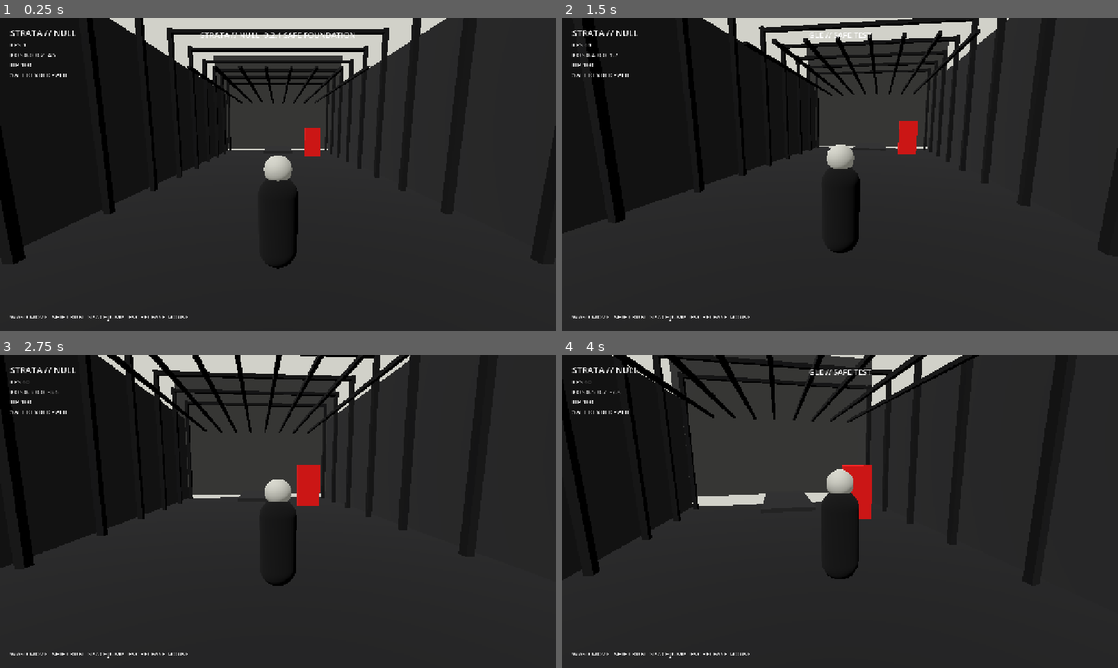
Above: before the commit, frames 1-4 (two rows, left to right).
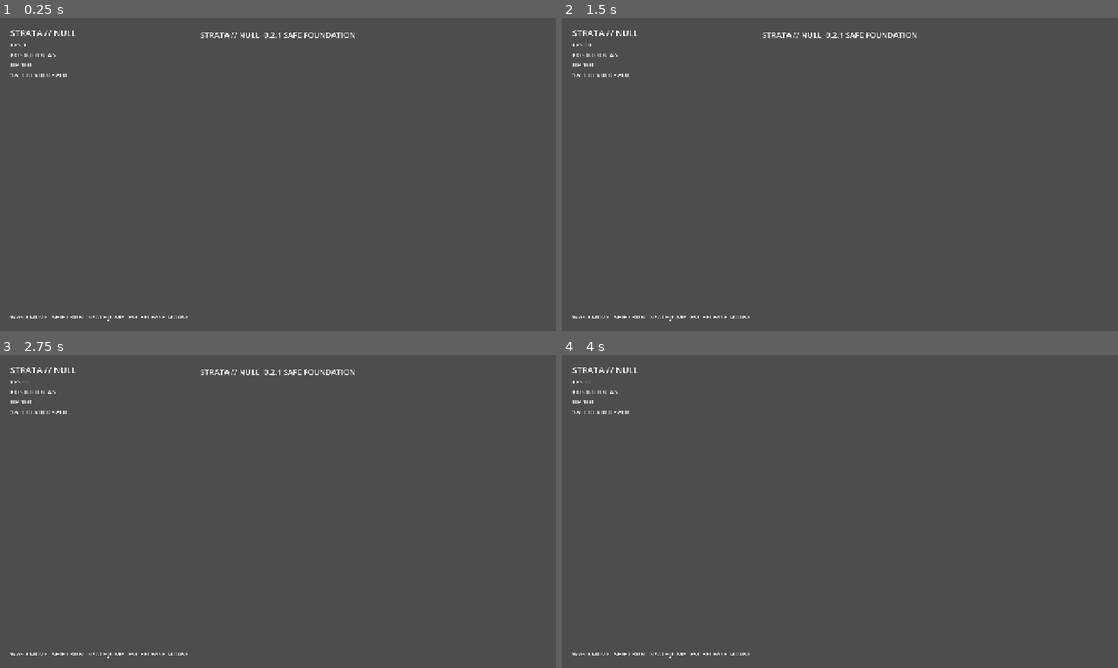
Above: after the commit, the same moments.

Repository: qcimport1337-sketch/STRATA_NULL_BUILD
Game: Godot game, scene res://scenes/main.tscn
Same seed, same stepped clock (60 frames per second), same inputs: the game is played once before the commit and once after it.
Inputs (mouse positions are in pixels of both pictures, inside the frame that each line leads up to):
- Up to frame 1 (0.25 s): no input
- Up to frame 2 (1.5 s): tap Enter at 0.5 s; move the mouse to (867, 174) at 0.52 s; hold W (move_forward) from 0.53 s (still down); tap F (interact) at 0.6 s; tap Space (jump) at 0.77 s; move the mouse to (812, 174) at 1.27 s; click (812, 174) at 1.35 s
- Up to frame 3 (2.75 s): keep holding W (move_forward); tap Space (jump) at 1.52 s; move the mouse to (289, 505) at 2.02 s; hold Shift (sprint) from 2.03 s (still down)
- Up to frame 4 (4 s): keep holding W (move_forward); move the mouse to (834, 517) at 2.77 s; release Shift (sprint) at 2.78 s; tap F (interact) at 2.85 s; tap Space (jump) at 3.02, 3.77 s; move the mouse to (878, 514) at 3.52 s; click (878, 514) at 3.6 s

The runs differ from the first frame. In frame 1, 100% of the frame differs, in the area x 0-100%, y 0-100%; in frame 2, 100%; in frame 3, 99%; in frame 4, 98%.
Error after the commit: Parse Error: Cannot infer the type of "ahead" variable because the value doesn't have a set type. (res://scripts/camera_rig.gd:40)

Commit message:
Rebuild camera as orthographic platform camera

Diff:
--- a/scripts/camera_rig.gd
+++ b/scripts/camera_rig.gd
@@ -3,44 +3,42 @@
 
 var target: Node3D
 var camera: Camera3D
-var spring: SpringArm3D
-var yaw := 0.0
-var pitch := -0.18
-var sensitivity := 0.0024
-var shoulder_offset := 0.55
-var follow_height := 1.45
-var profile_distance := 4.4
-var pitch_min := deg_to_rad(-42.0)
-var pitch_max := deg_to_rad(28.0)
+var plane_tangent := Vector3.RIGHT
+var plane_normal := Vector3.BACK
+var desired_normal := Vector3.BACK
+var follow_height := 1.25
+var camera_distance := 9.0
+var camera_size := 8.5
+var look_ahead := 1.2
+var smooth_speed := 7.5
 
 func setup(p_target: Node3D) -> Camera3D:
     target = p_target
-    spring = SpringArm3D.new()
-    spring.spring_length = profile_distance
-    spring.margin = 0.12
-    spring.collision_mask = 1
-    add_child(spring)
     camera = Camera3D.new()
-    camera.fov = 62.0
-    camera.near = 0.08
-    camera.position.x = shoulder_offset
-    spring.add_child(camera)
+    camera.projection = Camera3D.PROJECTION_ORTHOGONAL
+    camera.size = camera_size
+    camera.near = 0.05
+    camera.far = 250.0
+    add_child(camera)
     camera.current = true
-    Input.mouse_mode = Input.MOUSE_MODE_CAPTURED
     return camera
 
-func _unhandled_input(event: InputEvent) -> void:
-    if event is InputEventMouseMotion and Input.mouse_mode == Input.MOUSE_MODE_CAPTURED:
-        yaw -= event.relative.x * sensitivity
-        pitch = clampf(pitch - event.relative.y * sensitivity, pitch_min, pitch_max)
-    elif event is InputEventKey and event.pressed and event.keycode == KEY_ESCAPE:
-        Input.mouse_mode = Input.MOUSE_MODE_VISIBLE
-    elif event is InputEventMouseButton and event.pressed and event.button_index == MOUSE_BUTTON_RIGHT:
-        Input.mouse_mode = Input.MOUSE_MODE_CAPTURED
+func set_traversal_plane(tangent: Vector3) -> void:
+    var t := tangent
+    t.y = 0.0
+    if t.length_squared() < 0.001:
+        return
+    t = t.normalized()
+    plane_tangent = t
+    desired_normal = Vector3(-t.z, 0.0, t.x).normalized()
 
 func _process(delta: float) -> void:
-    if target == null:
+    if target == null or camera == null:
         return
-    var desired_pos := target.global_position + Vector3(0, follow_height, 0)
-    global_position = global_position.lerp(desired_pos, 1.0 - exp(-14.0 * delta))
-    rotation = Vector3(pitch, yaw, 0.0)
+
+    plane_normal = plane_normal.slerp(desired_normal, clampf(delta * 5.0, 0.0, 1.0)).normalized()
+    var ahead := plane_tangent * look_ahead * sign(target.velocity.dot(plane_tangent))
+    var focus := target.global_position + Vector3(0, follow_height, 0) + ahead
+    var desired_pos := focus + plane_normal * camera_distance + Vector3(0, 1.1, 0)
+    global_position = global_position.lerp(desired_pos, 1.0 - exp(-smooth_speed * delta))
+    look_at(focus, Vector3.UP)
